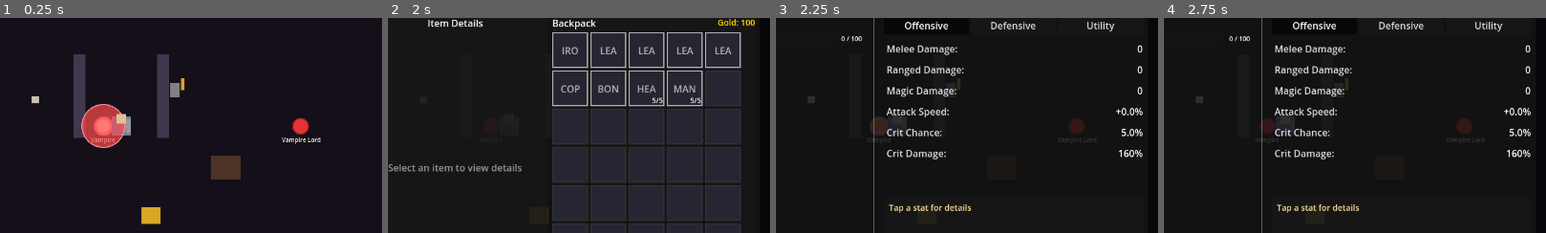
Above: before the commit, frames 1-4 (left to right).
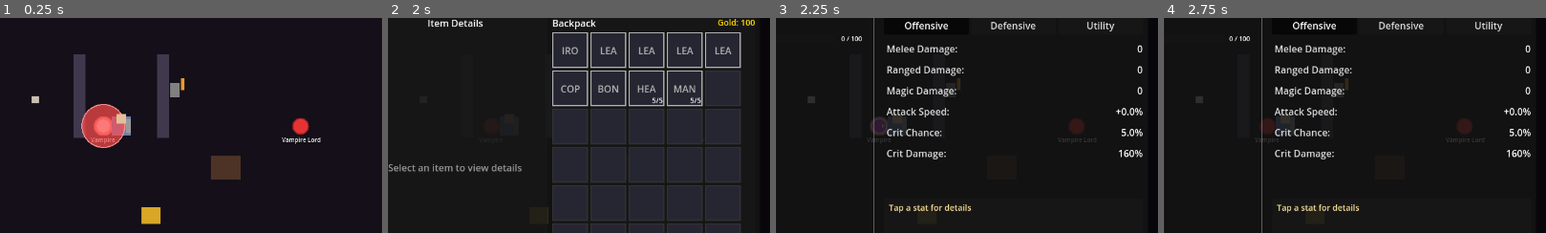
Above: after the commit, the same moments.

Repository: MatousHruska/MobileTestia
Game: Godot game, scene res://scenes/world/zone_crypt.tscn
The game is run twice, just before and just after one commit, with the same random seed, the same clock (stepped at 60 frames per second) and the same inputs. This scene is started directly instead of the project's main scene.
Inputs:
- Up to frame 1 (0.25 s): no input
- Up to frame 2 (2 s): click "☰" at 0.5 s; click "Inventory" at 1.25 s
- Up to frame 3 (2.25 s): click "Stats" at 2 s
- Up to frame 4 (2.75 s): no input
The pictures show only the part of the screen within x 34-84%, y 25-75%; the shares and areas given below are measured in that part.

Frames 1-2 are identical in both runs. In frame 3, 0.1% of the frame differs, in the area x 25-29%, y 48-52%; in frame 4, nothing differs.
Error in both runs: Trying to assign value of type 'int' to a variable of type 'String'. (res://scripts/npc/hitbox_visual.gd:53)

Commit message:
Add projectile placeholder visual
- Purple/magenta circle with white outline
- Direction indicator arrow pointing forward
- Replaces basic orange rectangle

Diff:
--- a/scripts/npc/ability_executor.gd
+++ b/scripts/npc/ability_executor.gd
@@ -403,11 +403,8 @@
 	collision.shape = shape
 	projectile.add_child(collision)
 
-	# Visual
-	var visual := ColorRect.new()
-	visual.size = Vector2(current_ability.shape_size, current_ability.shape_size * 0.5)
-	visual.position = -visual.size / 2.0
-	visual.color = Color(1.0, 0.5, 0.2)
+	# Visual placeholder - circular projectile with outline
+	var visual := _create_projectile_visual(current_ability.shape_size)
 	projectile.add_child(visual)
 
 	# Movement script
@@ -439,6 +436,45 @@
 	projectile.body_entered.connect(_on_projectile_hit.bind(projectile))
 
 	return projectile
+
+
+func _create_projectile_visual(size: float) -> Node2D:
+	## Create a placeholder visual for projectile
+	var container := Node2D.new()
+	container.name = "ProjectileVisual"
+
+	# Main circle (filled)
+	var circle := Polygon2D.new()
+	var points := PackedVector2Array()
+	var radius := size * 0.5
+	var segments := 12
+	for i in range(segments):
+		var angle := (float(i) / segments) * TAU
+		points.append(Vector2(cos(angle), sin(angle)) * radius)
+	circle.polygon = points
+	circle.color = Color(0.8, 0.2, 0.9, 0.8)  # Purple/magenta for enemy projectile
+	container.add_child(circle)
+
+	# Outline circle
+	var outline := Line2D.new()
+	outline.width = 2.0
+	outline.default_color = Color(1.0, 1.0, 1.0, 0.9)
+	for i in range(segments + 1):
+		var angle := (float(i) / segments) * TAU
+		outline.add_point(Vector2(cos(angle), sin(angle)) * radius)
+	container.add_child(outline)
+
+	# Direction indicator (small triangle pointing forward)
+	var arrow := Polygon2D.new()
+	arrow.polygon = PackedVector2Array([
+		Vector2(radius * 0.8, 0),
+		Vector2(radius * 0.3, -radius * 0.3),
+		Vector2(radius * 0.3, radius * 0.3)
+	])
+	arrow.color = Color(1.0, 1.0, 1.0, 0.9)
+	container.add_child(arrow)
+
+	return container
 
 
 func _on_projectile_hit(body: Node2D, projectile: Node2D) -> void:
